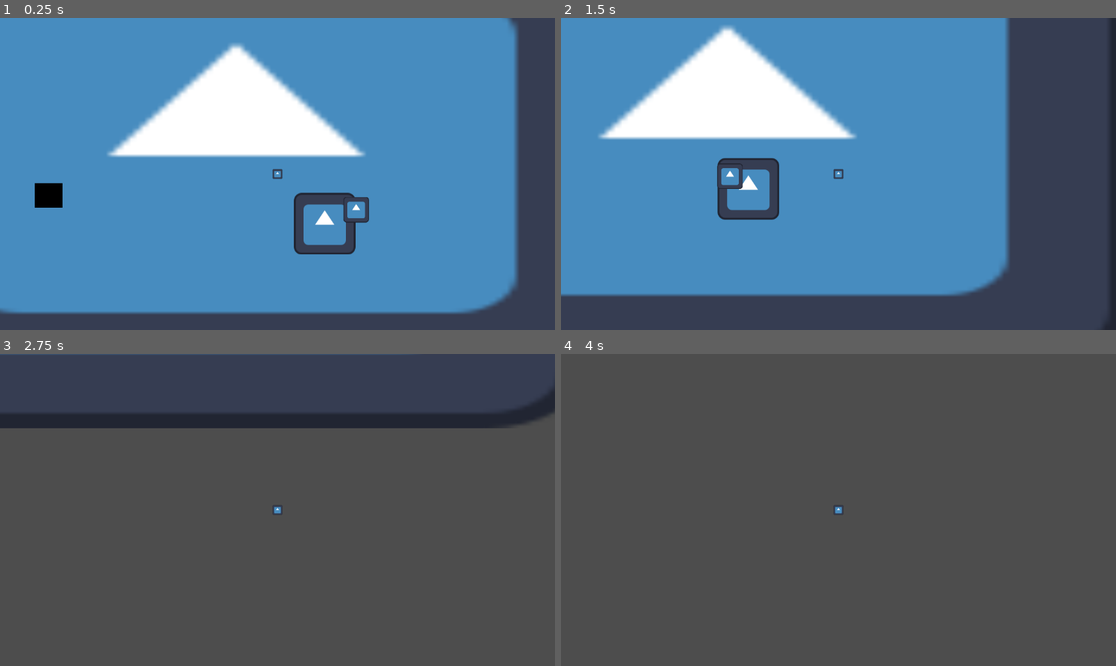
Above: before the commit, frames 1-4 (two rows, left to right).
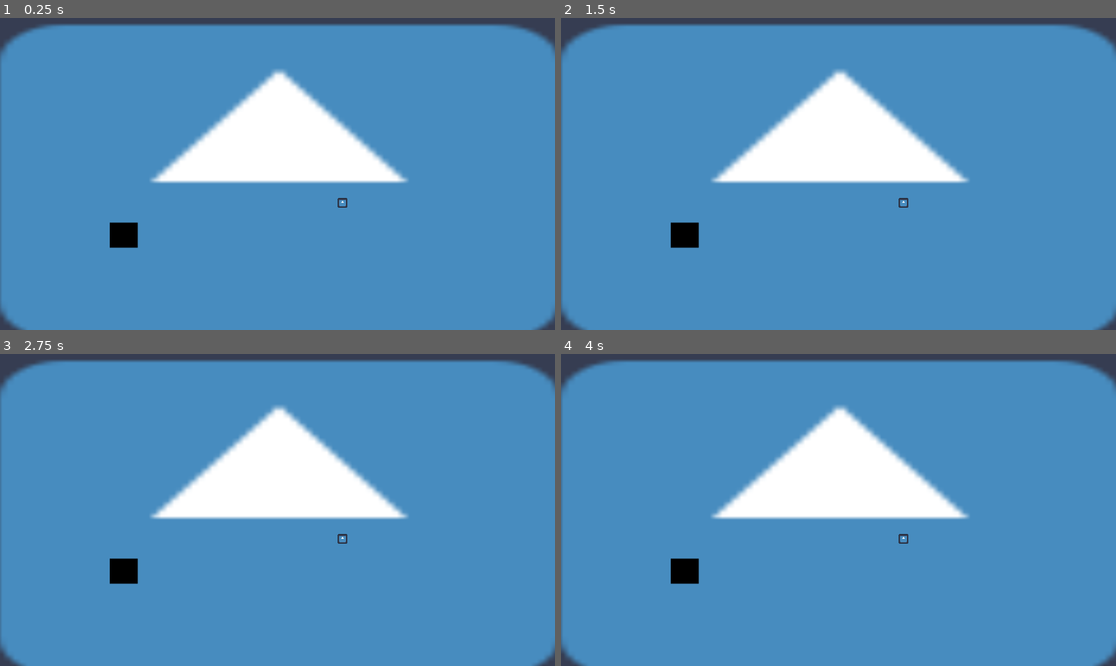
Above: after the commit, the same moments.

Repository: MstrMinecrafter/CSC486B-Prototype
Game: Godot game, scene res://root.tscn
Two runs of this game, one before a commit and one after it. Both use one fixed random seed, a clock stepped at 60 frames per second and the inputs below. The engine's default icon, where the game draws it, is replaced by a stand-in: a white triangle on a blue panel in a dark square.
Inputs:
- Up to frame 1 (0.25 s): no input
- Up to frame 2 (1.5 s): tap Enter (ui_accept) at 0.5, 0.77 s; hold Right (ui_right) from 0.53 s (still down)
- Up to frame 3 (2.75 s): tap Enter (ui_accept) at 1.52 s; release Right (ui_right) at 2.03 s; hold Left (ui_left) from 2.03 s (still down)
- Up to frame 4 (4 s): release Left (ui_left) at 2.78 s; hold Right (ui_right) from 2.78 s (still down); tap Enter (ui_accept) at 3.02, 3.5, 3.77 s

The runs differ from the first frame. In frame 1, 27% of the frame differs, in the area x 0-100%, y 0-100%; in frame 2, 48%; in frame 3, 98%; in frame 4, 98%, in the area x 0-100%, y 1-100%.

Commit message:
added assets
Added spritesheets for bug and kitten as well as pasta

Diff:
--- /dev/null
+++ b/csc-486b-prototype/02_Levels/Apartment.tscn
@@ -0,0 +1,50 @@
+[gd_scene format=3 uid="uid://cfa62kkiox2gm"]
+
+[ext_resource type="Script" uid="uid://bc7uvf36u4nac" path="res://02_Levels/level.gd" id="1_1217n"]
+[ext_resource type="Texture2D" uid="uid://d4h1pa8wv1lel" path="res://icon.svg" id="2_nrpv4"]
+[ext_resource type="PackedScene" uid="uid://iw0usquwya8u" path="res://03_Environment/wall.tscn" id="3_iekis"]
+[ext_resource type="PackedScene" uid="uid://rrgylns62haf" path="res://04_Animals/Player.tscn" id="4_x0ipk"]
+[ext_resource type="PackedScene" uid="uid://d18ljrvjjr1gc" path="res://03_Environment/obstacle.tscn" id="5_jieqn"]
+
+[sub_resource type="RectangleShape2D" id="RectangleShape2D_65sm4"]
+size = Vector2(29, 30)
+
+[node name="Level" type="Node2D" unique_id=1407382396]
+script = ExtResource("1_1217n")
+
+[node name="Background" type="Node" parent="." unique_id=228629515]
+
+[node name="Sprite2D" type="Sprite2D" parent="Background" unique_id=2024734139]
+position = Vector2(3.5000305, 1)
+scale = Vector2(13.210937, 7.7656245)
+texture = ExtResource("2_nrpv4")
+
+[node name="Midground" type="Node" parent="." unique_id=1962280685]
+
+[node name="Wall" parent="Midground" unique_id=828491979 instance=ExtResource("3_iekis")]
+position = Vector2(-319, 127)
+scale = Vector2(5.7857203, 5.1468544)
+
+[node name="Foreground" type="Node" parent="." unique_id=1828279886]
+
+[node name="Player" parent="Foreground" unique_id=2083418740 instance=ExtResource("4_x0ipk")]
+position = Vector2(135, 60)
+
+[node name="Obstacle" parent="Foreground" unique_id=1817276322 instance=ExtResource("5_jieqn")]
+position = Vector2(297, 279)
+
+[node name="Obstacle3" parent="Foreground" unique_id=1957534414 instance=ExtResource("5_jieqn")]
+position = Vector2(487, -74)
+
+[node name="Obstacle2" parent="Foreground" unique_id=921351730 instance=ExtResource("5_jieqn")]
+position = Vector2(-275, 179)
+
+[node name="Exit" type="Area2D" parent="Foreground" unique_id=1794265350]
+position = Vector2(-179, 144)
+
+[node name="CollisionShape2D" type="CollisionShape2D" parent="Foreground/Exit" unique_id=1789815733]
+position = Vector2(4.5, 5)
+shape = SubResource("RectangleShape2D_65sm4")
+
+[node name="Entrance" type="Marker2D" parent="." unique_id=2121061980]
+position = Vector2(171, 74)
--- a/csc-486b-prototype/root.tscn
+++ b/csc-486b-prototype/root.tscn
@@ -1,12 +1,11 @@
 [gd_scene format=3 uid="uid://b6lownckhmt86"]
 
-[ext_resource type="Script" uid="uid://c1mtuyic5xntc" path="res://root.gd" id="1_vvh5c"]
-[ext_resource type="PackedScene" uid="uid://dupkfr8q1ej1y" path="res://02_Levels/Level.tscn" id="2_l8v81"]
-[ext_resource type="PackedScene" uid="uid://v3yhlmjfwwmq" path="res://02_Levels/Another_Level.tscn" id="3_vvh5c"]
+[ext_resource type="Script" uid="uid://bc7uvf36u4nac" path="res://02_Levels/level.gd" id="1_pyidc"]
+[ext_resource type="PackedScene" uid="uid://cfa62kkiox2gm" path="res://02_Levels/Apartment.tscn" id="2_vvh5c"]
 
 [node name="Root" type="Node2D" unique_id=610993620]
-script = ExtResource("1_vvh5c")
-bg_parallax = 2.0
-levels = Array[PackedScene]([ExtResource("2_l8v81"), ExtResource("3_vvh5c")])
+script = ExtResource("1_pyidc")
+
+[node name="Level2" parent="." unique_id=1407382396 instance=ExtResource("2_vvh5c")]
 
 [node name="Camera2D" type="Camera2D" parent="." unique_id=43225071]
Binary file added: csc-486b-prototype/00_Assets/Objects/pasta.png
Not shown, added: csc-486b-prototype/00_Assets/Objects/pasta.png.import
Binary file added: csc-486b-prototype/00_Assets/character_sprites/fly_spritesheet.png
Not shown, added: csc-486b-prototype/00_Assets/character_sprites/fly_spritesheet.png.import
Binary file added: csc-486b-prototype/00_Assets/character_sprites/kitten_spritesheet.png
Not shown, added: csc-486b-prototype/00_Assets/character_sprites/kitten_spritesheet.png.import
